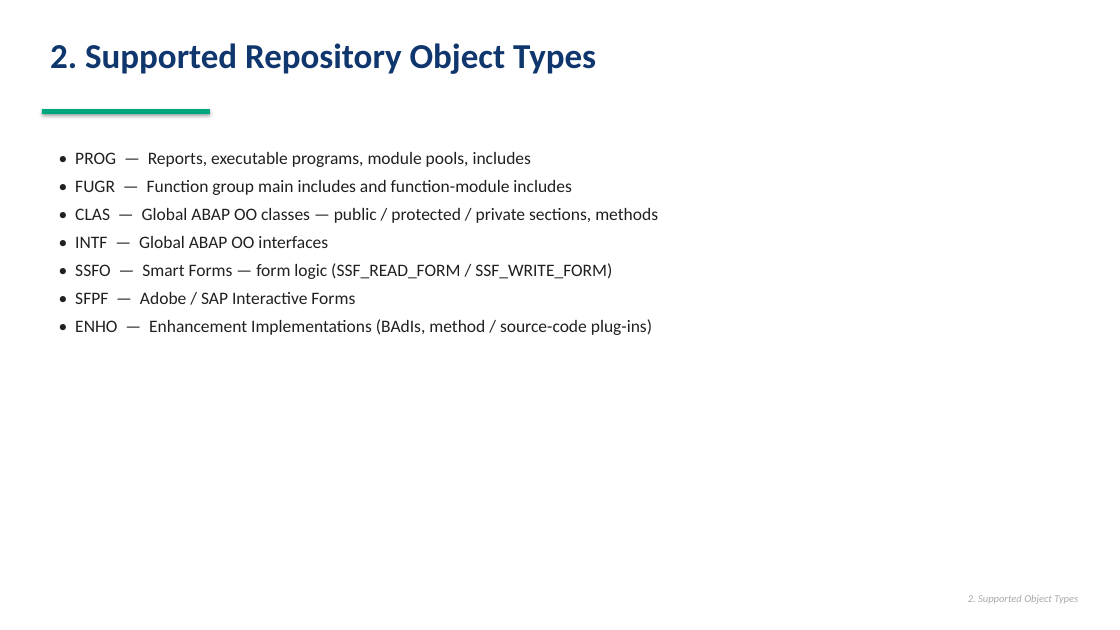
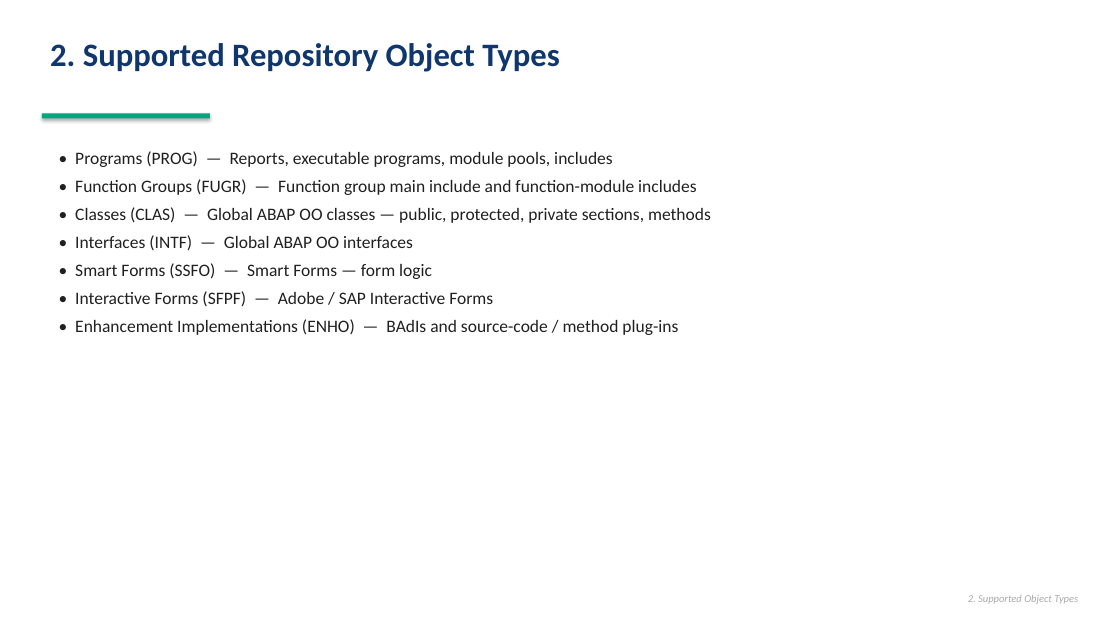
Before and after one commit to vaibhavdiligent/ONGC-CST-Purchase-Date-Sharing-, a slide deck: slide 4 of ZATC_RESULT_CORRECTION_CAPABILITIES.pptx. Drawn at 1120x630 pixels with LibreOffice and Linux fonts; fonts in the diff are those of the drawing. Boxes give left, top, right and bottom in pixels: in the first picture for what was removed or moved away, otherwise in the second. Text is boxed around its words. In the diff, an @@ line names an element or a change of style, - is before the commit and + after.

```diff
--- a/ZATC_RESULT_CORRECTION_CAPABILITIES.pptx
+++ b/ZATC_RESULT_CORRECTION_CAPABILITIES.pptx
@@ text "2. Supported Repository Object Types" at (50,43,560,72): size 30 to 28 pt @@
@@ rectangle: place and size @@
-rectangle at (42,109,210,114)
+rectangle at (42,113,210,118)
@@ text at (75,151,711,335): text changed @@
-• PROG — Reports, executable programs, module pools, includes
-• FUGR — Function group main includes and function-module includes
-• CLAS — Global ABAP OO classes — public / protected / private sections, methods
-• INTF — Global ABAP OO interfaces
-• SSFO — Smart Forms — form logic (SSF_READ_FORM / SSF_WRITE_FORM)
-• SFPF — Adobe / SAP Interactive Forms
-• ENHO — Enhancement Implementations (BAdIs, method / source-code plug-ins)
+• Programs (PROG) — Reports, executable programs, module pools, includes
+• Function Groups (FUGR) — Function group main include and function-module includes
+• Classes (CLAS) — Global ABAP OO classes — public, protected, private sections, methods
+• Interfaces (INTF) — Global ABAP OO interfaces
+• Smart Forms (SSFO) — Smart Forms — form logic
+• Interactive Forms (SFPF) — Adobe / SAP Interactive Forms
+• Enhancement Implementations (ENHO) — BAdIs and source-code / method plug-ins
```
Also in this commit, not shown: 20 other slides changed, 1 slide added, 2 slides removed.
